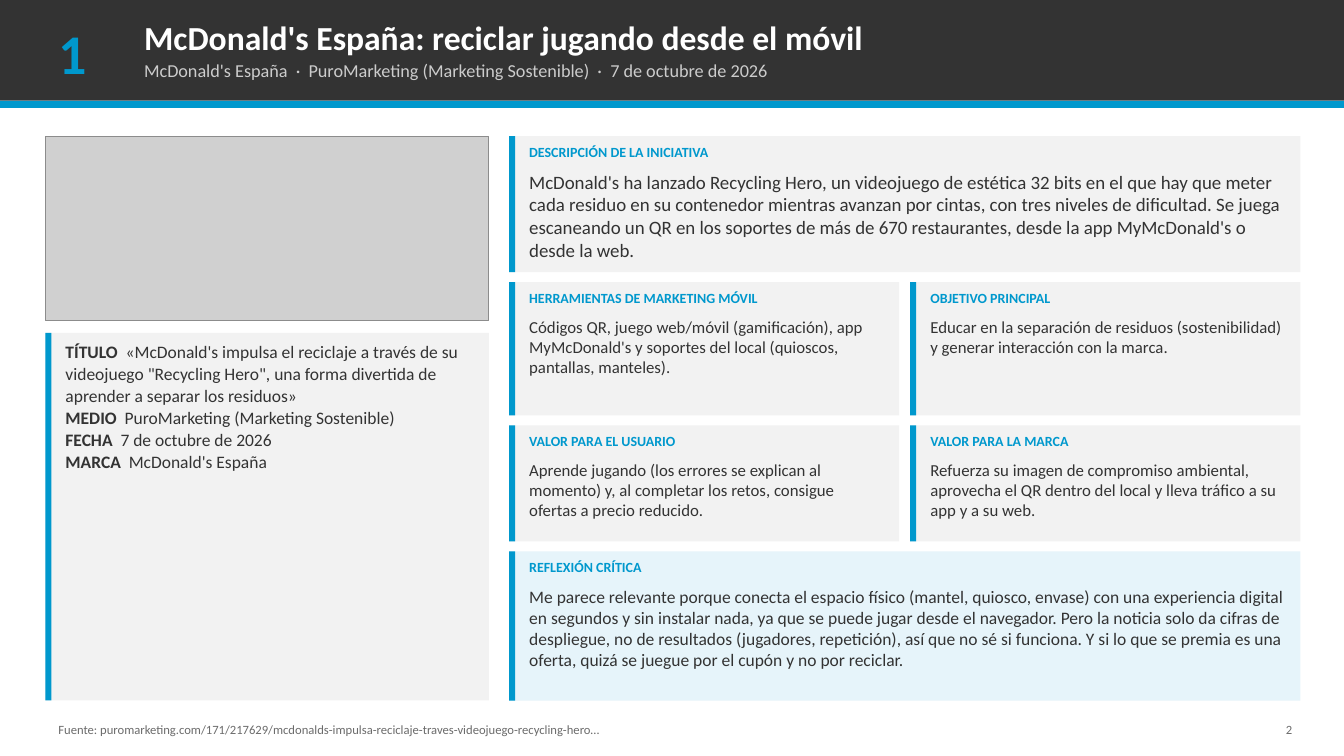
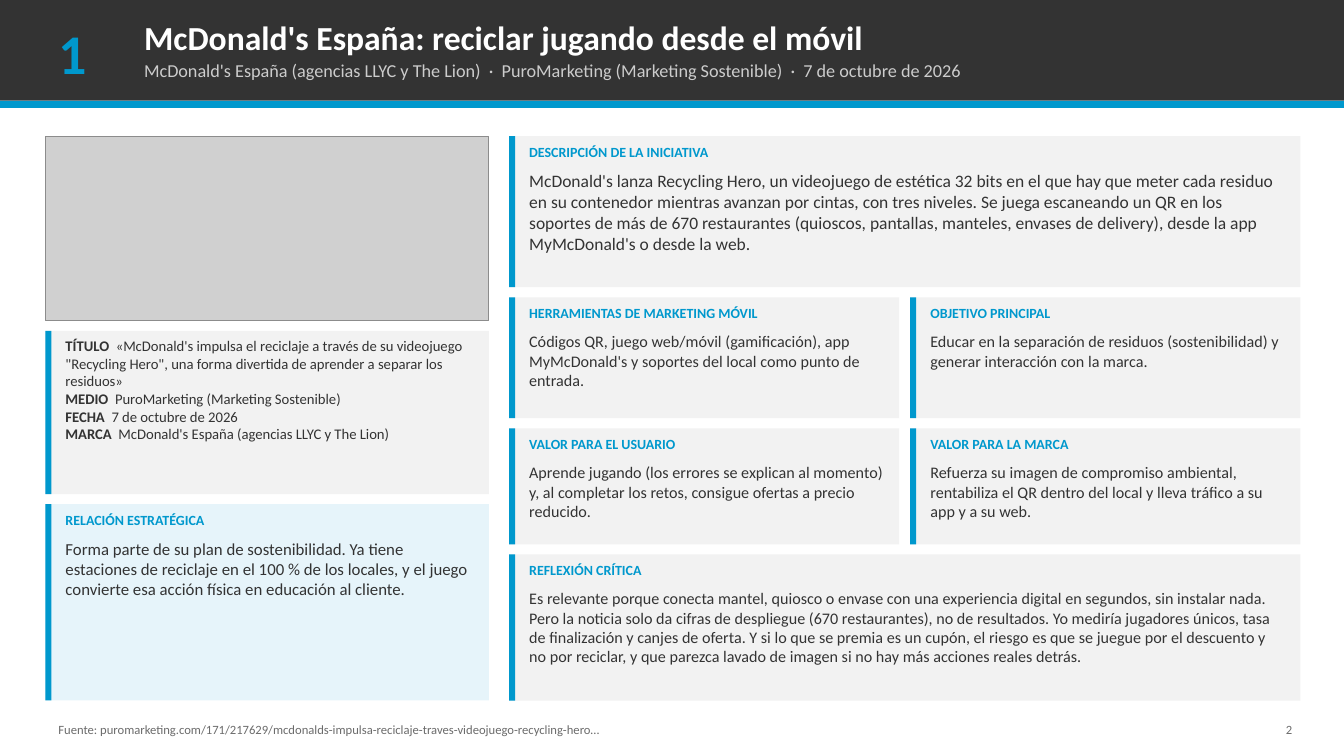
Before and after one commit to sergiiolaviina03/sergio, a slide deck: slide 2 of entrega_mkmovil/Actividad1_MarketingMovil.pptx. Drawn at 1344x756 pixels with LibreOffice and Linux fonts; fonts in the diff are those of the drawing; grey boxes stand for pictures. Boxes give left, top, right and bottom in pixels: in the first picture for what was removed or moved away, otherwise in the second. Text is boxed around its words. In the diff, an @@ line names an element or a change of style, - is before the commit and + after.

```diff
--- a/entrega_mkmovil/Actividad1_MarketingMovil.pptx
+++ b/entrega_mkmovil/Actividad1_MarketingMovil.pptx
@@ text at <box>144,64,961,80</box>: text changed @@
-McDonald's España · PuroMarketing (Marketing Sostenible) · 7 de octubre de 2026
+McDonald's España (agencias LLYC y The Lion) · PuroMarketing (Marketing Sostenible) · 7 de octubre de 2026
@@ rectangle: place and size @@
-rectangle at <box>509,136,1301,272</box>
+rectangle at <box>509,136,1301,287</box>
@@ rectangle: place and size @@
-rectangle at <box>509,136,515,272</box>
+rectangle at <box>509,136,515,287</box>
@@ text at <box>529,175,1273,253</box>: text changed; size 13.5 to 12.5 pt @@
-McDonald's ha lanzado Recycling Hero, un videojuego de estética 32 bits en el que hay que meter cada residuo en su contenedor mientras avanzan por cintas, con tres niveles de dificultad. Se juega escaneando un QR en los soportes de más de 670 restaurantes, desde la app MyMcDonald's o desde la web.
+McDonald's lanza Recycling Hero, un videojuego de estética 32 bits en el que hay que meter cada residuo en su contenedor mientras avanzan por cintas, con tres niveles. Se juega escaneando un QR en los soportes de más de 670 restaurantes (quioscos, pantallas, manteles, envases de delivery), desde la app MyMcDonald's o desde la web.
@@ rectangle: place and size @@
-rectangle at <box>509,282,899,415</box>
+rectangle at <box>509,297,899,418</box>
@@ rectangle: place and size @@
-rectangle at <box>509,282,515,415</box>
+rectangle at <box>509,297,515,418</box>
@@ rectangle: place and size @@
-rectangle at <box>910,282,1301,415</box>
+rectangle at <box>910,297,1301,418</box>
@@ rectangle: place and size @@
-rectangle at <box>910,282,917,415</box>
+rectangle at <box>910,297,917,418</box>
@@ text "HERRAMIENTAS DE MARKETING MÓVIL": place and size @@
-text "HERRAMIENTAS DE MARKETING MÓVIL" at <box>529,291,757,303</box>
+text "HERRAMIENTAS DE MARKETING MÓVIL" at <box>529,306,757,318</box>
@@ text "Educar en la separación de ..." at <box>930,335,1278,370</box>: size 12 to 11.5 pt @@
@@ text "Educar en la separación de ...": place and size @@
-text "Educar en la separación de ..." at <box>930,321,1281,356</box>
+text "Educar en la separación de ..." at <box>930,335,1278,370</box>
@@ text "OBJETIVO PRINCIPAL": place and size @@
-text "OBJETIVO PRINCIPAL" at <box>930,294,1050,303</box>
+text "OBJETIVO PRINCIPAL" at <box>930,309,1050,318</box>
@@ rectangle: place and size @@
-rectangle at <box>45,333,489,701</box>
+rectangle at <box>45,331,489,494</box>
@@ rectangle added at <box>45,331,51,494</box>, fill #0098CD @@
@@ text at <box>65,339,462,422</box>: size 12.5 to 10.5 pt in "TÍTULO «McDonald's impulsa el reciclaje a través ...", "MEDIO PuroMarketing (Marketing Sostenible)", "FECHA 7 de octubre de 2026"; line spacing 1.05 to 1 @@
@@ text at <box>529,335,859,386</box>: text changed; size 12 to 11.5 pt @@
-Códigos QR, juego web/móvil (gamificación), app MyMcDonald's y soportes del local (quioscos, pantallas, manteles).
+Códigos QR, juego web/móvil (gamificación), app MyMcDonald's y soportes del local como punto de entrada.
@@ text at <box>65,428,389,442</box>: text changed; size 12.5 to 10.5 pt @@
-MARCA McDonald's España
+MARCA McDonald's España (agencias LLYC y The Lion)
@@ 4 rectangles: place and size @@
-4 rectangles at <box>509,425,1301,541</box>
+4 rectangles at <box>509,429,1301,544</box>
@@ text "Aprende jugando (los errores se ..." at <box>529,466,882,517</box>: size 12 to 11.5 pt @@
@@ text at <box>930,467,1263,520</box>: text changed; size 12 to 11.5 pt @@
-Refuerza su imagen de compromiso ambiental, aprovecha el QR dentro del local y lleva tráfico a su app y a su web.
+Refuerza su imagen de compromiso ambiental, rentabiliza el QR dentro del local y lleva tráfico a su app y a su web.
@@ rectangle: place and size @@
-rectangle at <box>45,333,51,701</box>
+rectangle at <box>45,504,51,701</box>
@@ rectangle added at <box>45,504,489,701</box>, fill #E6F4FA @@
@@ text added at <box>65,513,204,525</box>, 10 pt, text #0098CD, bold @@
+RELACIÓN ESTRATÉGICA
@@ text added at <box>65,543,468,595</box>, 12 pt, text #333333 @@
+Forma parte de su plan de sostenibilidad. Ya tiene estaciones de reciclaje en el 100 % de los locales, y el juego convierte esa acción física en educación al cliente.
@@ rectangle at <box>509,555,1301,701</box>: fill #E6F4FA to #F2F2F2 @@
@@ text at <box>529,593,1270,665</box>: text changed; size 12.5 to 11.5 pt @@
-Me parece relevante porque conecta el espacio físico (mantel, quiosco, envase) con una experiencia digital en segundos y sin instalar nada, ya que se puede jugar desde el navegador. Pero la noticia solo da cifras de despliegue, no de resultados (jugadores, repetición), así que no sé si funciona. Y si lo que se premia es una oferta, quizá se juegue por el cupón y no por reciclar.
+Es relevante porque conecta mantel, quiosco o envase con una experiencia digital en segundos, sin instalar nada. Pero la noticia solo da cifras de despliegue (670 restaurantes), no de resultados. Yo mediría jugadores únicos, tasa de finalización y canjes de oferta. Y si lo que se premia es un cupón, el riesgo es que se juegue por el descuento y no por reciclar, y que parezca lavado de imagen si no hay más acciones reales detrás.
```
Also in this commit, not shown: 4 other slides changed, 2 slides added, 2 slides removed, 2 other files.
